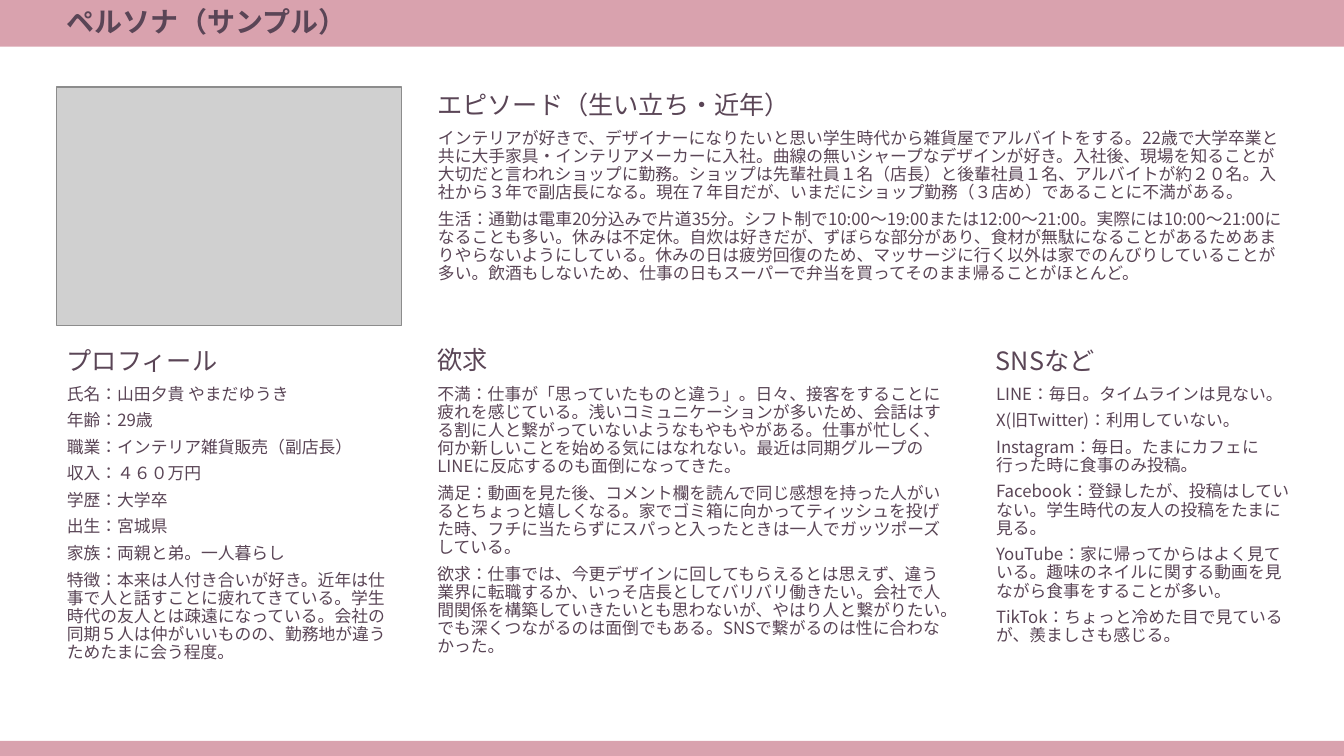
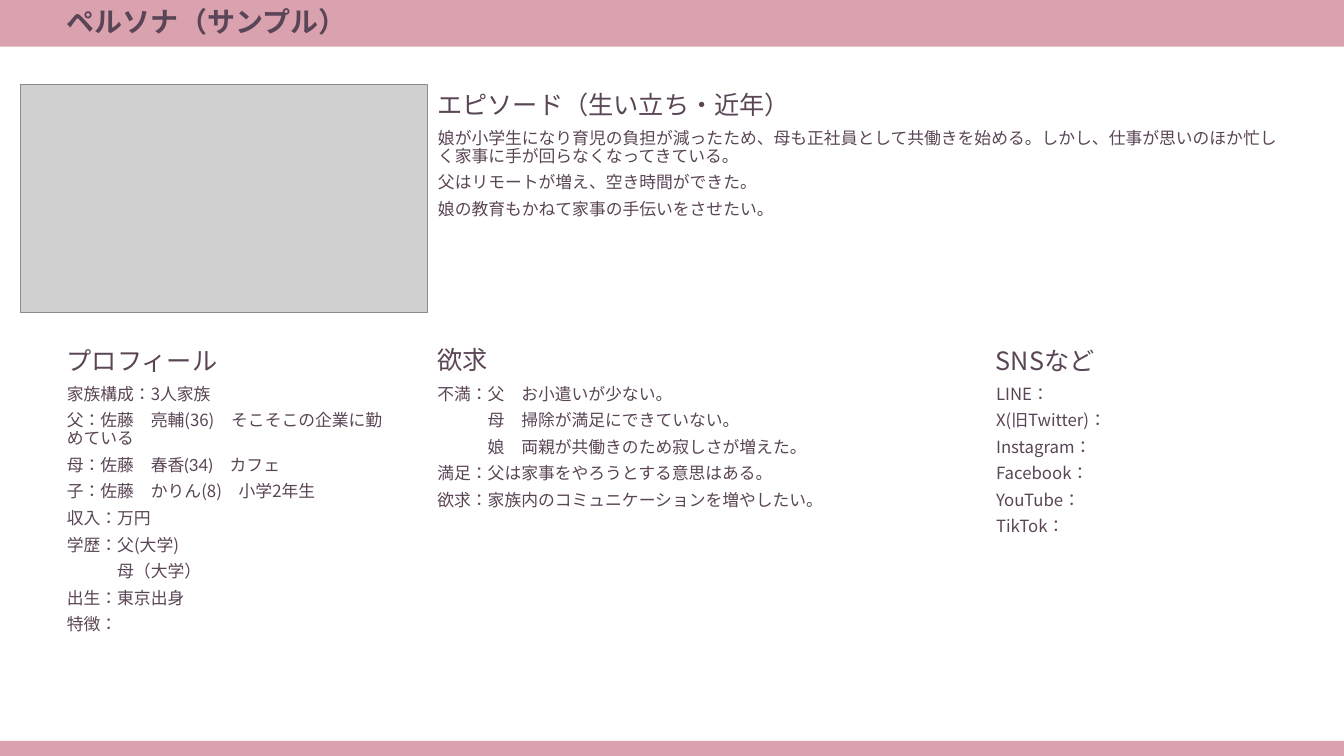
Before and after one commit to plusdojo2024/A3, a slide deck: slide 4 of doc/PlusDojo6月作成ドキュメントテンプレート/01_ペルソナ設定シート.pptx. Drawn at 1344x756 pixels with LibreOffice and Linux fonts; fonts in the diff are those of the drawing; grey boxes stand for pictures. Boxes give left, top, right and bottom in pixels: in the first picture for what was removed or moved away, otherwise in the second. Text is boxed around its words. In the diff, an @@ line names an element or a change of style, - is before the commit and + after.

```diff
--- a/doc/PlusDojo6月作成ドキュメントテンプレート/01_ペルソナ設定シート.pptx
+++ b/doc/PlusDojo6月作成ドキュメントテンプレート/01_ペルソナ設定シート.pptx
@@ picture: place and size @@
-picture at bbox=[56, 87, 401, 325]
+picture at bbox=[21, 85, 427, 314]
@@ text at bbox=[438, 130, 1277, 217]: text changed @@
-インテリアが好きで、デザイナーになりたいと思い学生時代から雑貨屋でアルバイトをする。22歳で大学卒業と共に大手家具・インテリアメーカーに入社。曲線の無いシャープなデザインが好き。入社後、現場を知ることが大切だと言われショップに勤務。ショップは先輩社員１名（店長）と後輩社員１名、アルバイトが約２０名。入社から３年で副店長になる。現在７年目だが、いまだにショップ勤務（３店め）であることに不満がある。
-生活：通勤は電車20分込みで片道35分。シフト制で10:00～19:00または12:00～21:00。実際には10:00～21:00になることも多い。休みは不定休。自炊は好きだが、ずぼらな部分があり、食材が無駄になることがあるためあまりやらないようにしている。休みの日は疲労回復のため、マッサージに行く以外は家でのんびりしていることが多い。飲酒もしないため、仕事の日もスーパーで弁当を買ってそのまま帰ることがほとんど。
+娘が小学生になり育児の負担が減ったため、母も正社員として共働きを始める。しかし、仕事が思いのほか忙しく家事に手が回らなくなってきている。
+父はリモートが増え、空き時間ができた。
+娘の教育もかねて家事の手伝いをさせたい。
@@ text at bbox=[67, 386, 382, 632]: text changed @@
-氏名：山田夕貴 やまだゆうき
-年齢：29歳
-職業：インテリア雑貨販売（副店長）
-収入：４６０万円
-学歴：大学卒
-出生：宮城県
-家族：両親と弟。一人暮らし
-特徴：本来は人付き合いが好き。近年は仕事で人と話すことに疲れてきている。学生時代の友人とは疎遠になっている。会社の同期５人は仲がいいものの、勤務地が違うためたまに会う程度。
+家族構成：3人家族
+父：佐藤 亮輔(36) そこそこの企業に勤めている
+母：佐藤 春香(34) カフェ
+子：佐藤 かりん(8) 小学2年生
+収入：万円
+学歴：父(大学)
+母（大学）
+出生：東京出身
+特徴：
@@ text at bbox=[437, 386, 823, 508]: text changed @@
-不満：仕事が「思っていたものと違う」。日々、接客をすることに疲れを感じている。浅いコミュニケーションが多いため、会話はする割に人と繋がっていないようなもやもやがある。仕事が忙しく、何か新しいことを始める気にはなれない。最近は同期グループのLINEに反応するのも面倒になってきた。
-満足：動画を見た後、コメント欄を読んで同じ感想を持った人がいるとちょっと嬉しくなる。家でゴミ箱に向かってティッシュを投げた時、フチに当たらずにスパっと入ったときは一人でガッツポーズしている。
-欲求：仕事では、今更デザインに回してもらえるとは思えず、違う業界に転職するか、いっそ店長としてバリバリ働きたい。会社で人間関係を構築していきたいとも思わないが、やはり人と繋がりたい。でも深くつながるのは面倒でもある。SNSで繋がるのは性に合わなかった。
+不満：父 お小遣いが少ない。
+母 掃除が満足にできていない。
+娘 両親が共働きのため寂しさが増えた。
+満足：父は家事をやろうとする意思はある。
+欲求：家族内のコミュニケーションを増やしたい。
@@ text at bbox=[996, 387, 1106, 532]: text changed @@
-LINE：毎日。タイムラインは見ない。
-X(旧Twitter)：利用していない。
-Instagram：毎日。たまにカフェに行った時に食事のみ投稿。
-Facebook：登録したが、投稿はしていない。学生時代の友人の投稿をたまに見る。
-YouTube：家に帰ってからはよく見ている。趣味のネイルに関する動画を見ながら食事をすることが多い。
-TikTok：ちょっと冷めた目で見ているが、羨ましさも感じる。
+LINE：
+X(旧Twitter)：
+Instagram：
+Facebook：
+YouTube：
+TikTok：
```
